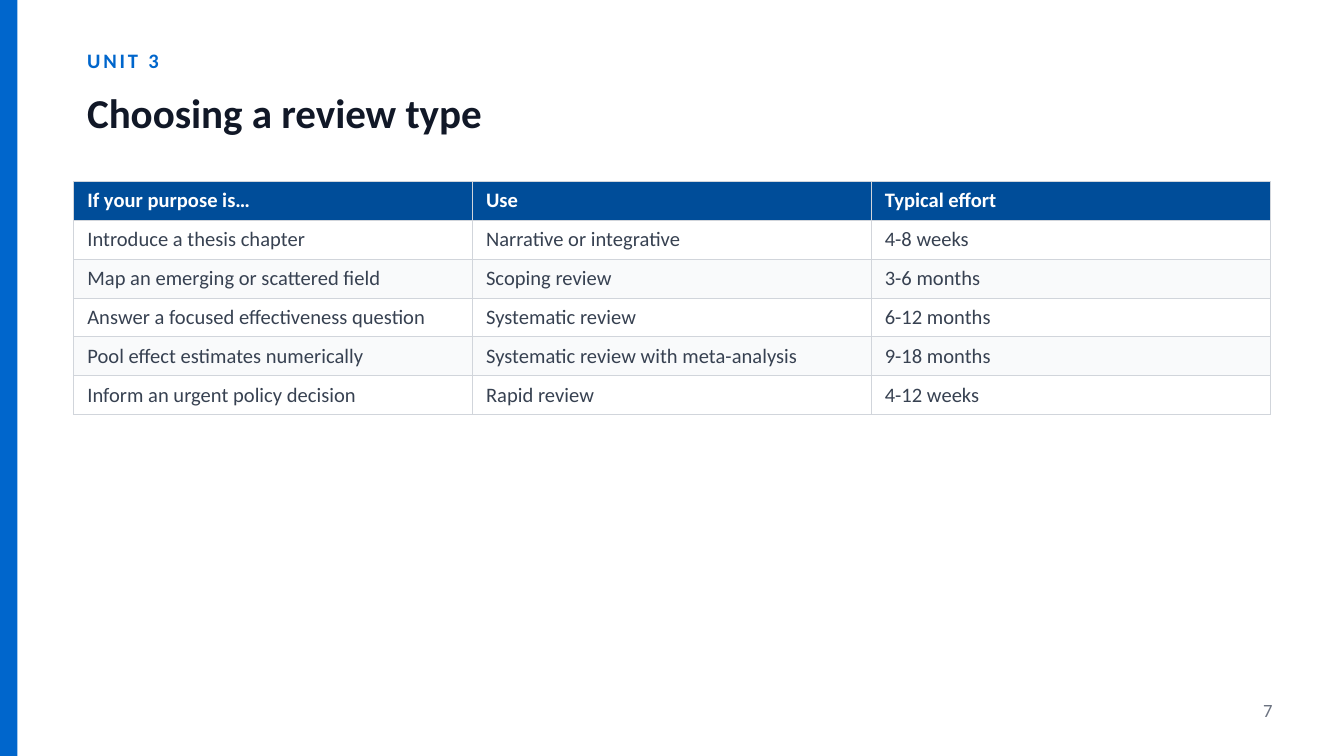
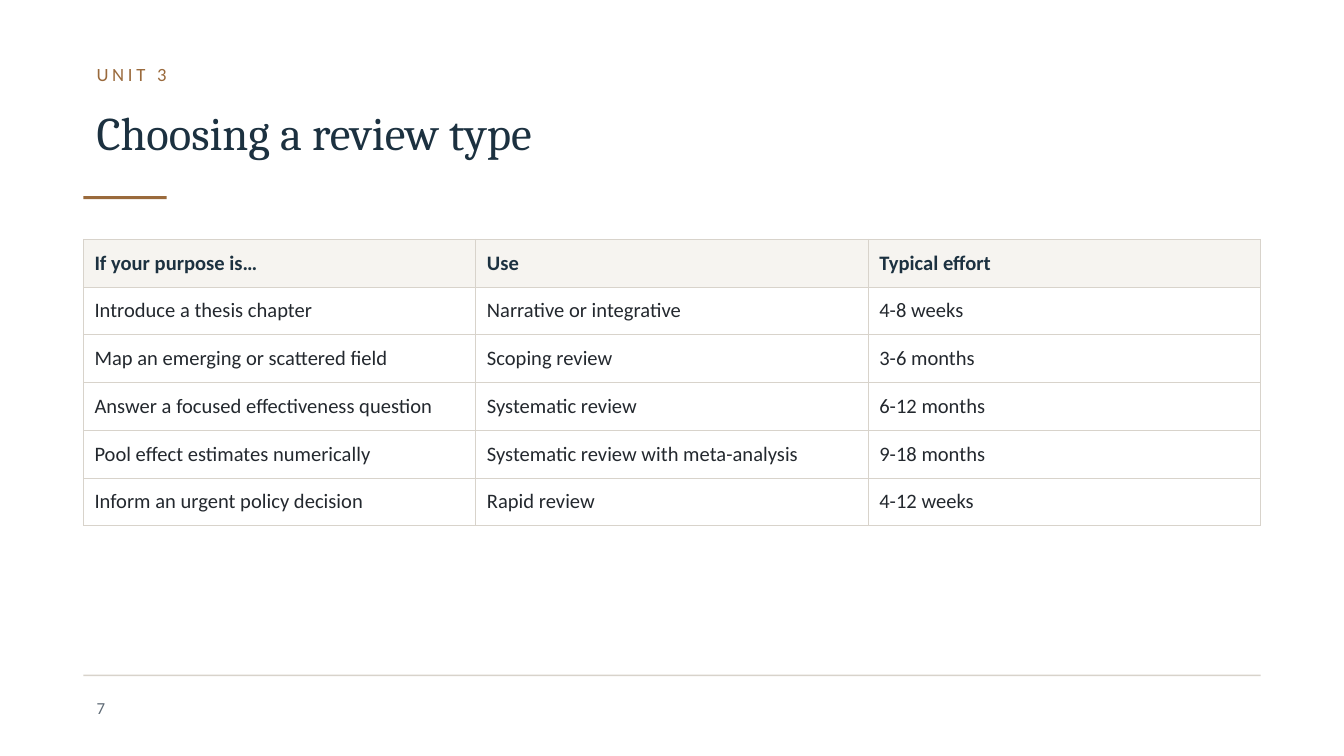
Before and after one commit to JesseAnak7534/ICBB, a slide deck: slide 7 of icbb-website/materials/research-methods/unit-03-slides.pptx. Drawn at 1344x756 pixels with LibreOffice and Linux fonts; fonts in the diff are those of the drawing; background and template pictures are left out. Boxes give left, top, right and bottom in pixels: in the first picture for what was removed or moved away, otherwise in the second. Text is boxed around its words. In the diff, an @@ line names an element or a change of style, - is before the commit and + after.

```diff
--- a/icbb-website/materials/research-methods/unit-03-slides.pptx
+++ b/icbb-website/materials/research-methods/unit-03-slides.pptx
@@ rectangle removed at (0,0,17,756) @@
@@ text "UNIT 3": place and size @@
-text "UNIT 3" at (87,54,158,68)
+text "UNIT 3" at (97,69,166,81)
@@ text "UNIT 3" at (97,69,166,81): size 11 to 10 pt, text colour #0066CC to #9A6A3C, letter spacing 1.5 to 2 pt, bold off @@
@@ text "Choosing a review type": place and size @@
-text "Choosing a review type" at (87,99,482,135)
+text "Choosing a review type" at (97,117,531,160)
@@ text "Choosing a review type" at (97,117,531,160): size 22 to 25 pt, font Calibri to Cambria, text colour #111827 to #1C3140, bold off @@
@@ rectangle added at (83,196,167,199), fill #9A6A3C @@
@@ table at (83,239,1261,516) @@
@@ fill #004D99 to #F6F4F0 in row 1 @@
@@ fill #F9FAFB to #FFFFFF in 6 cells @@
@@ text colour #FFFFFF to #1C3140 in "If your purpose is…", "Use", "Typical effort" @@
@@ text colour #374151 to #23282E in "Introduce a thesis chapter", "Narrative or integrative", "4-8 weeks", "Map an emerging or scattered field" and 11 more places @@
@@ borders changed @@
@@ table: place and size @@
-table at (74,181,1271,410)
+table at (83,239,1261,516)
@@ rectangle added at (83,675,1261,676), fill #D8D3CB @@
@@ page number: place and size @@
-page number at (1263,705,1272,717)
+page number at (97,703,106,714)
@@ page number at (97,703,106,714): size 10 to 9 pt, text colour #6B7280 to #5F6B76 @@
```
Also in this commit, not shown: 17 other slides changed, 49 other files.
